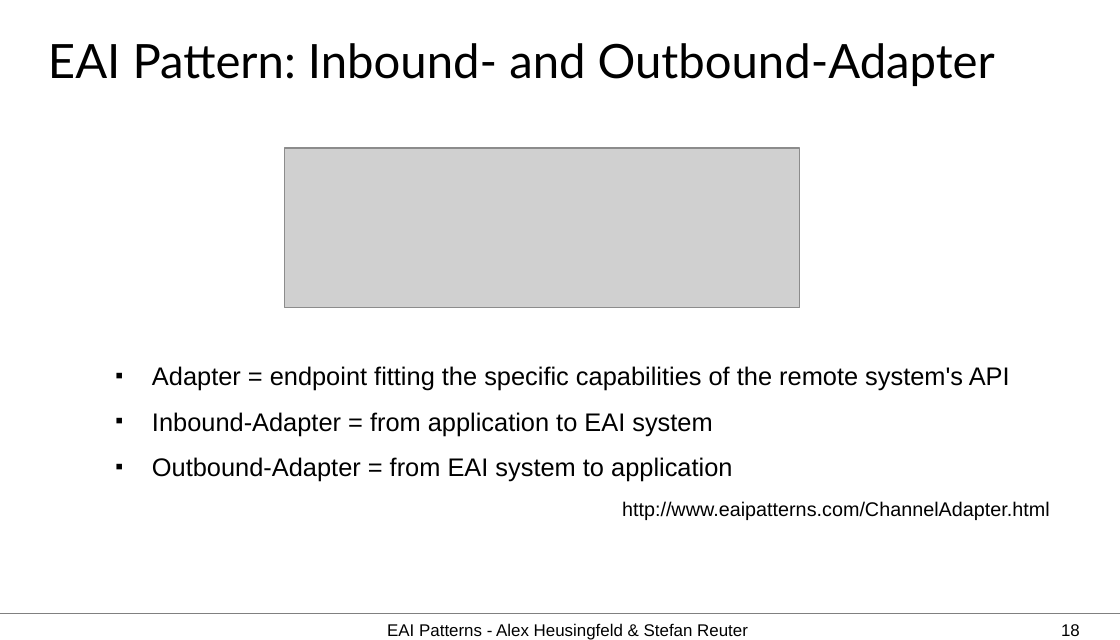
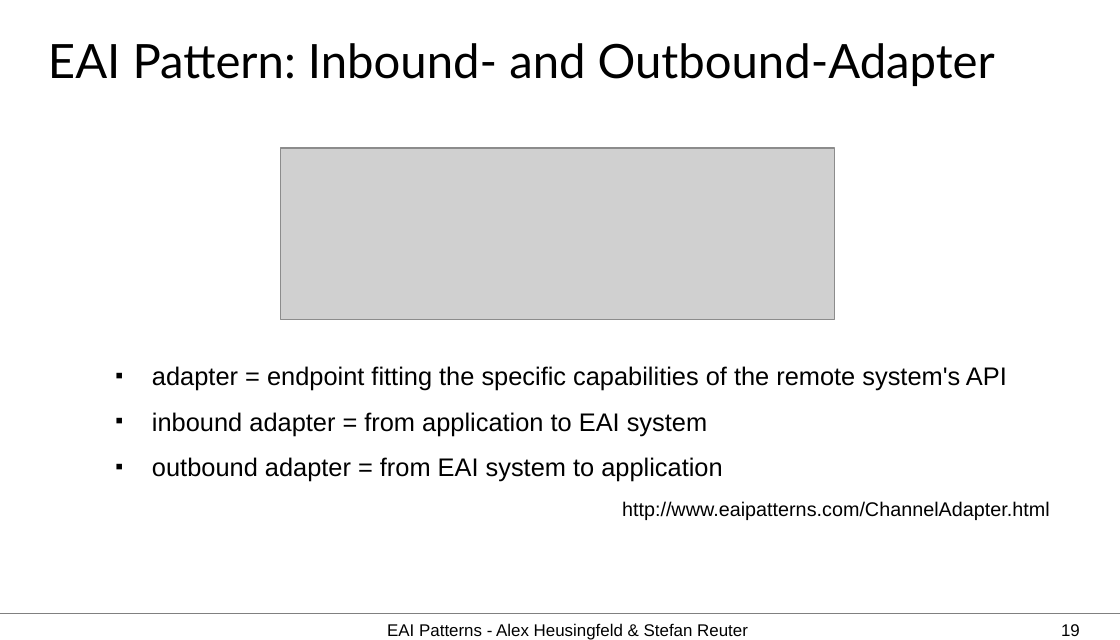
Before and after one commit to aheusingfeld/javaone2012, a slide deck: slide 19 of slides/eai-slides.odp (slide 18 before the commit). Drawn at 1120x640 pixels with LibreOffice and Linux fonts; fonts in the diff are those of the drawing; grey boxes stand for pictures. Boxes give left, top, right and bottom in pixels: in the first picture for what was removed or moved away, otherwise in the second. Text is boxed around its words. In the diff, an @@ line names an element or a change of style, - is before the commit and + after.

```diff
--- a/slides/eai-slides.odp
+++ b/slides/eai-slides.odp
@@ picture: place and size @@
-picture at <box>285,148,800,308</box>
+picture at <box>281,148,834,320</box>
@@ text at <box>152,366,1007,482</box>: text changed @@
-■ Adapter = endpoint fitting the specific capabilities of the remote system's API
-■ Inbound-Adapter = from application to EAI system
-■ Outbound-Adapter = from EAI system to application
+■ adapter = endpoint fitting the specific capabilities of the remote system's API
+■ inbound adapter = from application to EAI system
+■ outbound adapter = from EAI system to application
@@ page number at <box>1061,624,1080,636</box>: text changed @@
-18
+19
```
Also in this commit, not shown: 21 other slides changed, 3 slides added, 1 slide removed, 1 other file.
